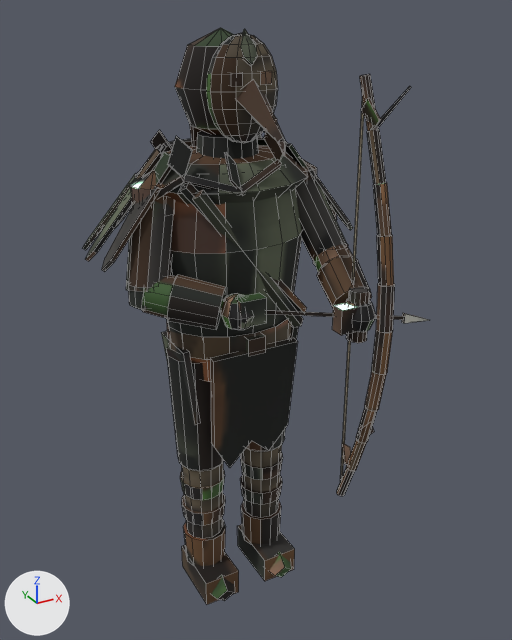
A saved change to the Blender file assets/models/src/grove_huntress.blend.
Camera for both pictures: a 50 mm camera at (-0.83, -1.661, 1.698) aimed at (0.065, -0.034, 0.884). The axes (+X, +Y, +Z) are drawn at lower left. The lights are the same throughout. The picture after the commit comes second. Mesh edges are drawn as thin lines.

In view in the first picture: 'GroveHuntressMesh'.
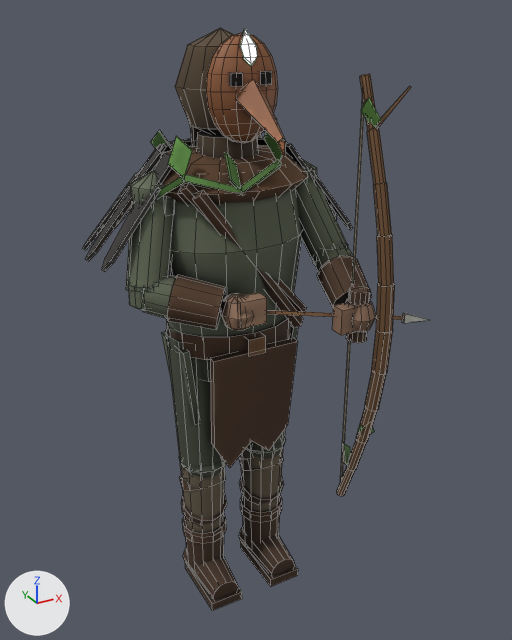
Diff of the bpy script that builds the scene:
```diff
--- a/assets/models/src/grove_huntress.blend.py
+++ b/assets/models/src/grove_huntress.blend.py
@@ me_grovehuntressmesh @@
 # used by ob_grovehuntressmesh; location = (0.0, 0.0, 0.0)
-me_grovehuntressmesh.from_pydata(...)  # 1882 vertices, 1451 faces; spans x -0.39..0.39, y -0.43..0.37, z -0.01..1.65
+me_grovehuntressmesh.from_pydata(...)  # 2022 vertices, 1583 faces; spans x -0.39..0.39, y -0.43..0.37, z 0.0..1.65
+# me_grovehuntressmesh part 1: a new loose piece, a box spanning x -0.155..-0.052, y -0.155..0.052, z 0.0..0.029, in mat_grovehuntressmesh_baked
+# me_grovehuntressmesh part 2: a new loose piece, a 12-sided cylinder along z spanning x -0.17..-0.04, y -0.06..0.06, z 0.05..0.2, in mat_grovehuntressmesh_baked
+# me_grovehuntressmesh part 3: a new loose piece, a 12-sided cylinder along z spanning x -0.172..-0.034, y -0.069..0.069, z 0.181..0.218, in mat_grovehuntressmesh_baked
+# me_grovehuntressmesh part 4: a new loose piece, a box spanning x 0.052..0.155, y -0.155..0.052, z 0.0..0.029, in mat_grovehuntressmesh_baked
+# me_grovehuntressmesh part 5: a new loose piece, a 12-sided cylinder along z spanning x 0.04..0.17, y -0.06..0.06, z 0.05..0.2, in mat_grovehuntressmesh_baked
+# me_grovehuntressmesh part 6: a new loose piece, a 12-sided cylinder along z spanning x 0.034..0.172, y -0.069..0.069, z 0.181..0.218, in mat_grovehuntressmesh_baked
+# me_grovehuntressmesh part 7: the loose piece of 24 vertices spanning x -0.17..-0.04, y -0.07..0.07, z 0.08..0.19 is deleted
+# me_grovehuntressmesh part 8: the loose piece of 24 vertices spanning x 0.04..0.17, y -0.07..0.07, z 0.08..0.19 is deleted
+# me_grovehuntressmesh part 9: 34 vertices moved from x -0.16..0.16, y -0.06..0.06, z 0.19..0.45 to x -0.16..0.16, y -0.07..0.06, z 0.2..0.45; 176 vertices removed from x -0.19..0.19, y -0.16..0.09, z -0.01..0.82; 252 vertices added at x -0.19..0.19, y -0.15..0.09, z 0.0..0.88
+# me_grovehuntressmesh part 10: 1287 kept faces spanning x -0.39..0.39, y -0.43..0.37, z 0.2..1.65 get new texture (UV) coordinates
 me_grovehuntressmesh.materials.append(mat_grovehuntressmesh_baked)
```

What differs and where, as boxes (x1, y1, x2, y2) in the pictures (512 x 640 px; the box of a moved part takes in the faces that stretch with it):
'GroveHuntressMesh', reshaped
    before: (83, 28, 428, 604)
    after: (83, 28, 428, 611)
part 1 of me_grovehuntressmesh, added
    after: (185, 563, 242, 611)
part 2 of me_grovehuntressmesh, added (brown)
    after: (186, 535, 224, 571)
part 3 of me_grovehuntressmesh, added
    after: (183, 515, 226, 544)
part 4 of me_grovehuntressmesh, added
    after: (241, 542, 298, 587)
part 5 of me_grovehuntressmesh, added
    after: (243, 515, 280, 548)
part 6 of me_grovehuntressmesh, added
    after: (240, 495, 282, 523)
part 7 of me_grovehuntressmesh, deleted (brown)
    before: (183, 519, 226, 566)
part 8 of me_grovehuntressmesh, deleted
    before: (241, 501, 281, 544)
part 9 of me_grovehuntressmesh, moved or reshaped
    before: (166, 348, 295, 604)
    after: (166, 329, 295, 600)
part 10 of me_grovehuntressmesh, surface changed
    before: (85, 28, 417, 539)
    after: (85, 28, 417, 532)
